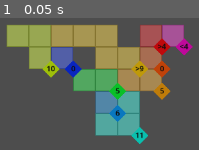
Above: before the commit, frame 1.
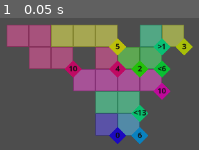
Above: after the commit, the same moment.

Repository: Javen-W/Ritz
Game: Godot game, scene res://game.tscn
Same seed, same stepped clock (60 frames per second), same inputs: the game is played once before the commit and once after it.
Inputs:
- Up to frame 1 (0.05 s): no input

The runs differ from the first frame. In frame 1, 35% of the frame differs, in the area x 3-97%, y 5-96%.

Commit message:
impl gauss constraint size

Diff:
--- a/game.gd
+++ b/game.gd
@@ -123,7 +123,7 @@
 	# Populate constraints
 	while remaining_tiles.size() >= MIN_SIZE:
 		print(len(remaining_tiles))
-		var size := rng.randi_range(MIN_SIZE, min(MAX_SIZE, remaining_tiles.size()))
+		var size := clampi(roundi(rng.randfn(2.5, 1.5)), MIN_SIZE, MAX_SIZE)
 		var group : Array[Tile] = []
 
 		var _search = func(pos: Vector2i, func_ref: Callable) -> void:
